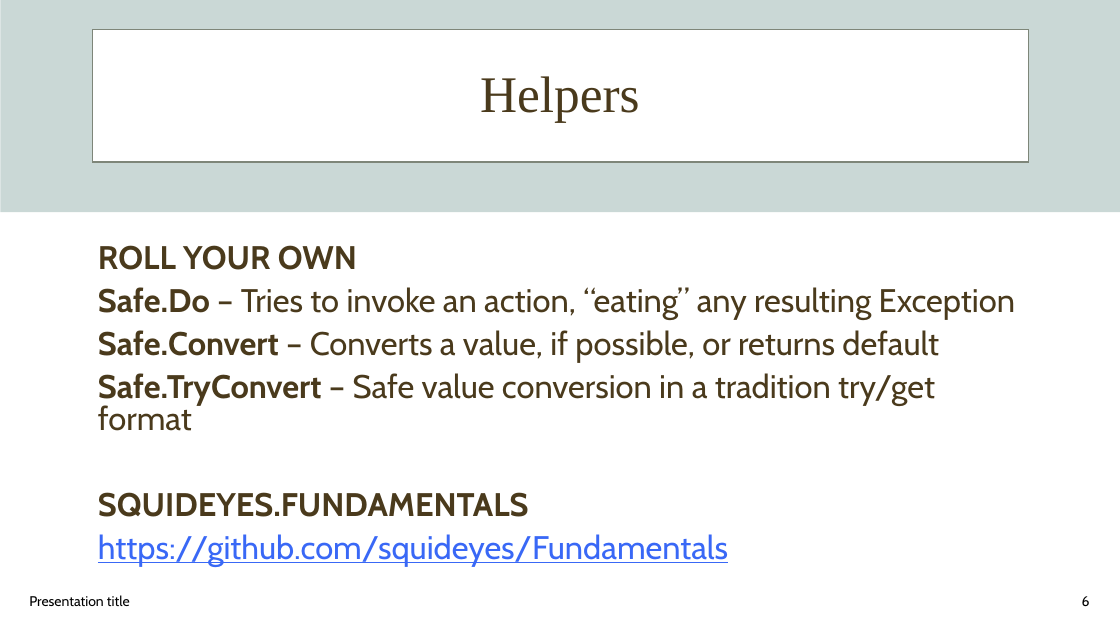
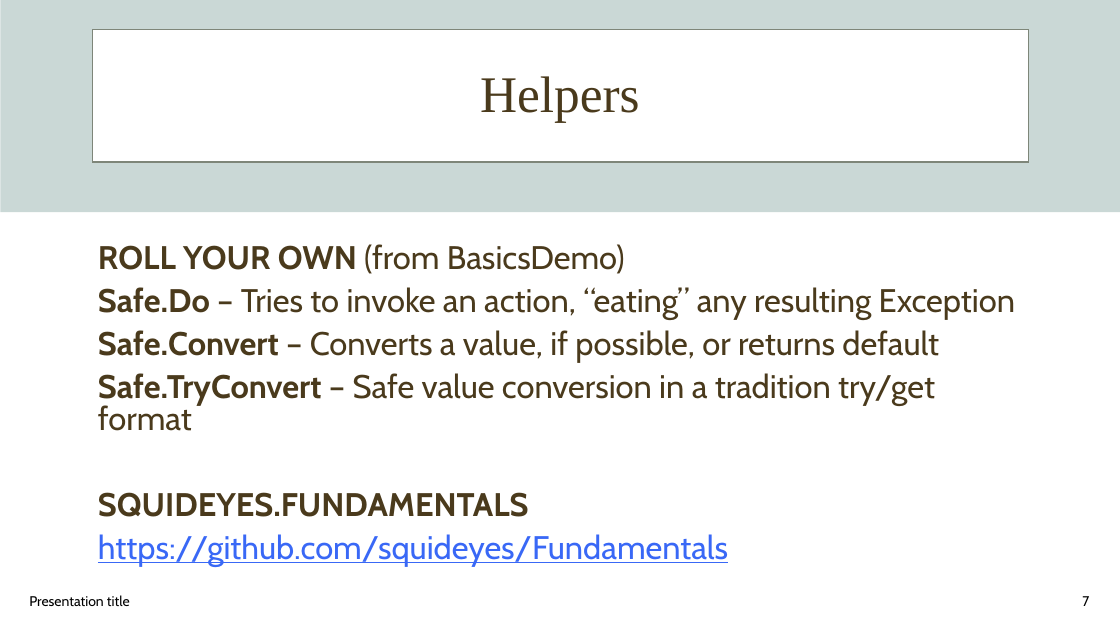
Before and after one commit to squideyes/PdnErrorHandling, a slide deck: slide 7 of PDN May 2023.pptx (slide 6 before the commit). Drawn at 1120x630 pixels with LibreOffice and Linux fonts; fonts in the diff are those of the drawing; background and template pictures are left out. Boxes give left, top, right and bottom in pixels: in the first picture for what was removed or moved away, otherwise in the second. Text is boxed around its words. In the diff, an @@ line names an element or a change of style, - is before the commit and + after.

```diff
--- a/PDN May 2023.pptx
+++ b/PDN May 2023.pptx
@@ text at (98,244,625,274): text changed; bold off @@
-ROLL YOUR OWN
+ROLL YOUR OWN (from BasicsDemo)
@@ page number at (1082,596,1089,606): text changed @@
-6
+7
```
Also in this commit, not shown: 5 other slides changed, 3 slides added, 3 other files.
